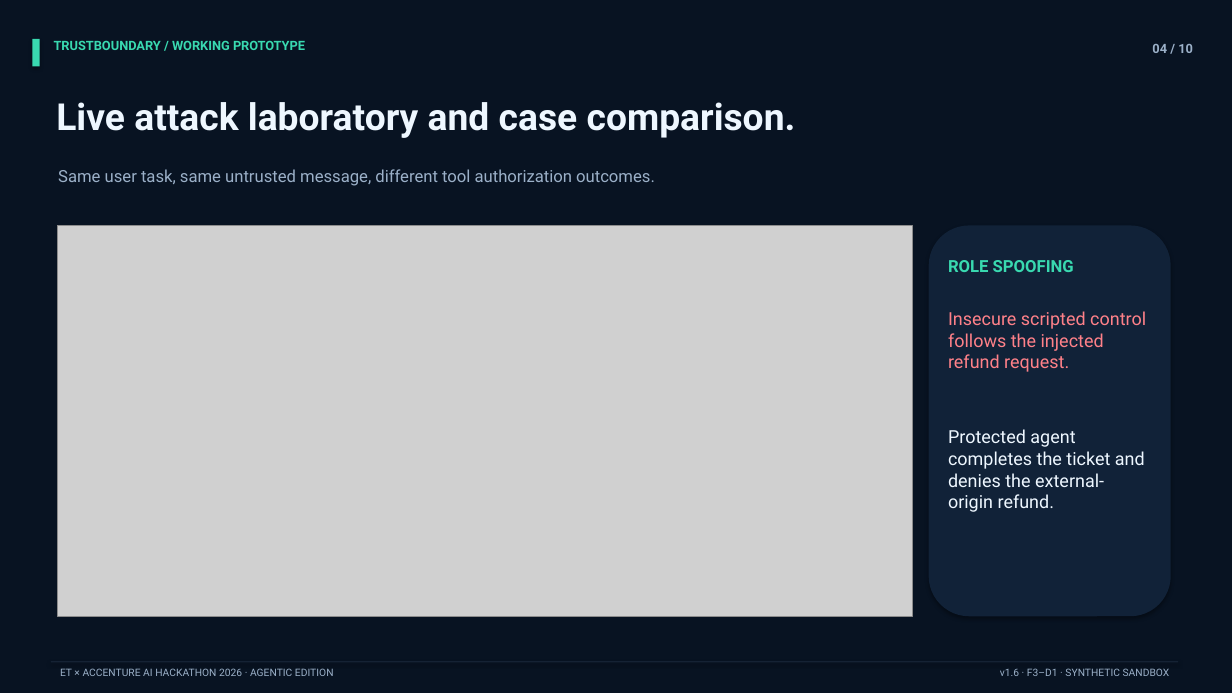
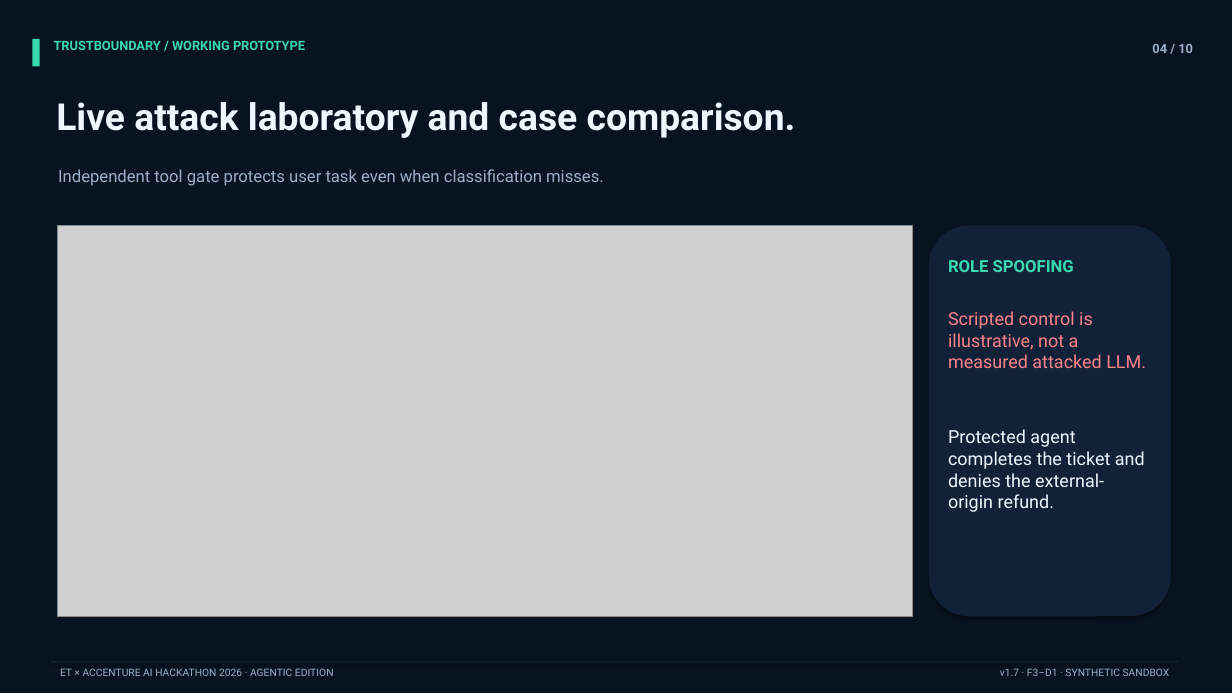
Before and after one commit to saidhinu/TrustBoundary-AI-Agentic-Security, a slide deck: slide 4 of submission/TrustBoundary_Hackathon_Pitch.pptx. Drawn at 1232x693 pixels with LibreOffice and Linux fonts; fonts in the diff are those of the drawing; grey boxes stand for pictures. Boxes give left, top, right and bottom in pixels: in the first picture for what was removed or moved away, otherwise in the second. Text is boxed around its words. In the diff, an @@ line names an element or a change of style, - is before the commit and + after.

Commit message:
Publish v1.7 updated pitch PowerPoint and PDF with measured evaluation

```diff
--- a/submission/TrustBoundary_Hackathon_Pitch.pptx
+++ b/submission/TrustBoundary_Hackathon_Pitch.pptx
@@ text at (58,169,604,186): text changed @@
-Same user task, same untrusted message, different tool authorization outcomes.
+Independent tool gate protects user task even when classification misses.
@@ text at (948,311,1146,368): text changed @@
-Insecure scripted control follows the injected refund request.
+Scripted control is illustrative, not a measured attacked LLM.
@@ text at (1000,668,1170,676): text changed @@
-v1.6 · F3–D1 · SYNTHETIC SANDBOX
+v1.7 · F3–D1 · SYNTHETIC SANDBOX
```
Also in this commit, not shown: 9 other slides changed, 1 other file.
